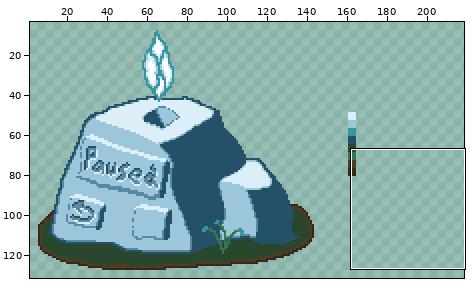
File history of a pixel-art file, Art Tests/PauseMenuIdea.aseprite. The first picture is a wide view before the edit; the outline marks the close-up.
Close-up. First the earlier version:
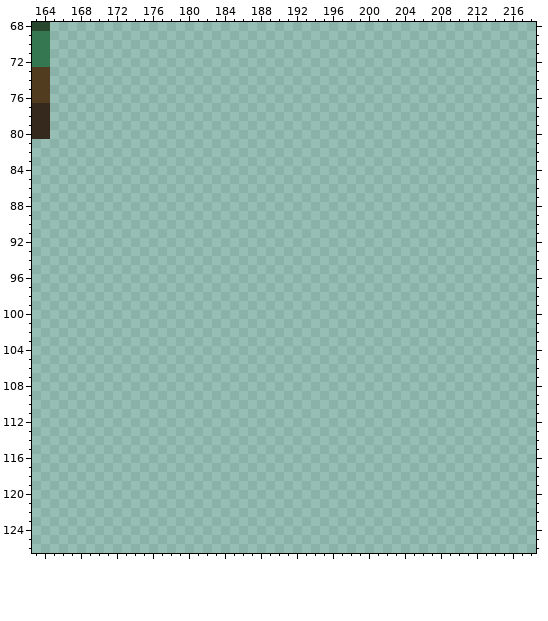
240x136 pixels, 1 frame. Shown: x 163..218, y 68..126. The wide view leaves out empty margins.
And afterwards:
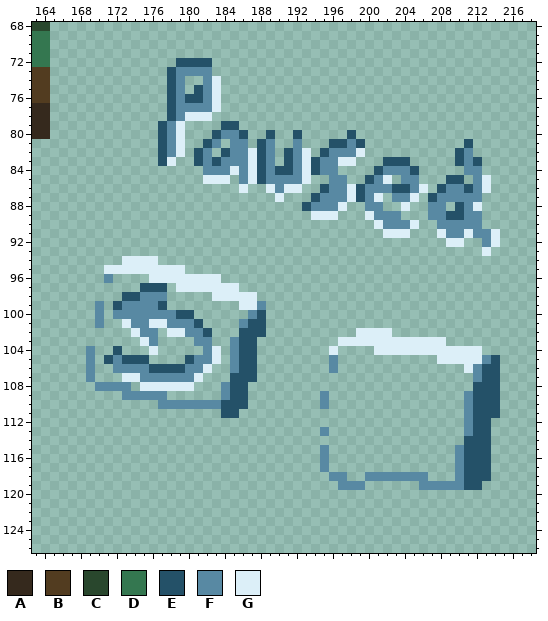
Palette (. is transparent): A #35291d  B #523c20  C #29472d  D #347750  E #245168  F #5889a3  G #dceff8
From old to new:
Layer "Layer 3":
y 72: x 179..182 .... -> EEEE
y 73: x 178..182 ..... -> EFFFF
y 74: x 178..179 .. -> EF; x 182..183 .. -> FG
y 75: x 178..179 .. -> EF; x 181..183 ... -> EFG
y 76: x 178..183 ...... -> EFEEFG
y 77: x 178..183 ...... -> EFFFFG
y 78: x 178..182 ..... -> EFGGG
y 79: x 177..179 ... -> EFG; x 184..185 .. -> EE
y 80: x 177..179 ... -> EFG; x 183..186 .... -> EFFE; x 189 . -> E; x 192 . -> E; x 198 . -> E
y 81: x 177..179 ... -> EFG; x 182..183 .. -> EF; x 185..186 .. -> FF; x 188..189 .. -> EF; x 192 . -> F; x 196..199 .... -> EEFE; x 211 . -> E
y 82: x 177..179 ... -> EFG; x 181..182 .. -> EF; x 184..189 ...... -> EFFGEF; x 191..193 ... -> EFG; x 195..199 ..... -> EFFFG; x 210..211 .. -> EF
y 83: x 177..178 .. -> EG; x 181..189 ......... -> EFEFFFGEF; x 191..198 ........ -> EFGEFFGG; x 202..204 ... -> EEE; x 210..212 ... -> EFE
y 84: x 182..196 ............... -> FFFGFGEFEEFGEFF; x 201..205 ..... -> EFFFE; x 211..212 .. -> FF
y 85: x 182..184 ... -> GGG; x 186..193 ........ -> FGEFFFFG; x 196..197 .. -> FF; x 200..202 ... -> EFG; x 204..205 .. -> FF; x 209..210 .. -> EE; x 212..213 .. -> FG
y 86: x 186 . -> G; x 189..192 .... -> GFGG; x 195..206 ............ -> EFFGEFFFEEFG; x 208..213 ...... -> EFFEFG
y 87: x 190 . -> G; x 194..201 ........ -> EFFFGEFG; x 203..205 ... -> FFG; x 207..212 ...... -> EFFFFF
y 88: x 193..197 ..... -> EFFFG; x 200..201 .. -> FF; x 204 . -> G; x 207..208 .. -> FF; x 210..212 ... -> EFG
y 89: x 194..196 ... -> GGG; x 200..203 .... -> GFFF; x 207..212 ...... -> FFEEFF
y 90: x 201..205 ..... -> GFFFG; x 208..212 ..... -> FFFFF
y 91: x 202..204 ... -> GGG; x 208..214 ....... -> GFFGFFG
y 92: x 209..210 .. -> GG; x 213..214 .. -> FG
y 93: x 213 . -> G
y 94: x 173..176 .... -> GGGG
y 95: x 171..179 ......... -> GGGGGGGGG
y 96: x 171 . -> F; x 176..183 ........ -> GGGGGGGG
y 97: x 175..177 ... -> EEE; x 179..185 ....... -> GGGGGGG
y 98: x 173..177 ..... -> EEFFF; x 183..187 ..... -> GGGGG
y 99: x 170 . -> F; x 172..177 ...... -> EFFFFE; x 186..188 ... -> GGF
y 100: x 170 . -> F; x 172..180 ......... -> FFFFFFFEE; x 187..188 .. -> FE
y 101: x 170 . -> F; x 173..181 ......... -> GFFGGFFFE; x 186..188 ... -> FEE
y 102: x 174..176 ... -> GFF; x 178..182 ..... -> GGFFE; x 186..188 ... -> EEE; x 199..202 .... -> GGGG
y 103: x 175..176 .. -> GF; x 181..182 .. -> FF; x 185..187 ... -> FEE; x 197..208 ............ -> GGGGGGGGGGGG
y 104: x 169 . -> F; x 172 . -> E; x 176 . -> G; x 182..183 .. -> FG; x 185..187 ... -> FEE; x 196 . -> G; x 201..212 ............ -> GGGGGGGGGGGG
y 105: x 169 . -> F; x 171..175 ..... -> EFEEE; x 180..183 .... -> EFFG; x 185..187 ... -> FEE; x 196 . -> F; x 208..214 ....... -> GGGGGFE
y 106: x 169 . -> F; x 172..182 ........... -> FFFFEEEEFFG; x 185..187 ... -> FEE; x 196 . -> F; x 211..214 .... -> GFEE
y 107: x 169 . -> F; x 173..181 ......... -> GGFFFFFFG; x 185..187 ... -> EEE; x 212..214 ... -> FEE
y 108: x 170..173 .... -> FFFF; x 175..180 ...... -> GGGGGG; x 184..186 ... -> FEE; x 212..214 ... -> EEE
y 109: x 173..177 ..... -> FFFFF; x 184..186 ... -> FEE; x 195 . -> F; x 211..214 .... -> FEEE
y 110: x 177..186 .......... -> FFFFFFFEEE; x 195 . -> F; x 211..214 .... -> FEEE
y 111: x 184..185 .. -> EE; x 211..214 .... -> FEEE
y 112: x 211..213 ... -> FEE
y 113: x 195 . -> F; x 211..213 ... -> FEE
y 114: x 211..213 ... -> EEE
y 115..117: x 195 . -> F; x 210..213 .... -> FEEE
y 118: x 196..197 .. -> FF; x 200..206 ....... -> FFFFFFF; x 210..213 .... -> FEEE
y 119: x 197..199 ... -> FFF; x 206..212 ....... -> FFFFFEE
Pixel boxes of the changes (left, top, right, bottom) in both close-ups:
added: (158, 58, 500, 256)
added: (86, 256, 266, 418)
added: (320, 328, 500, 490)
